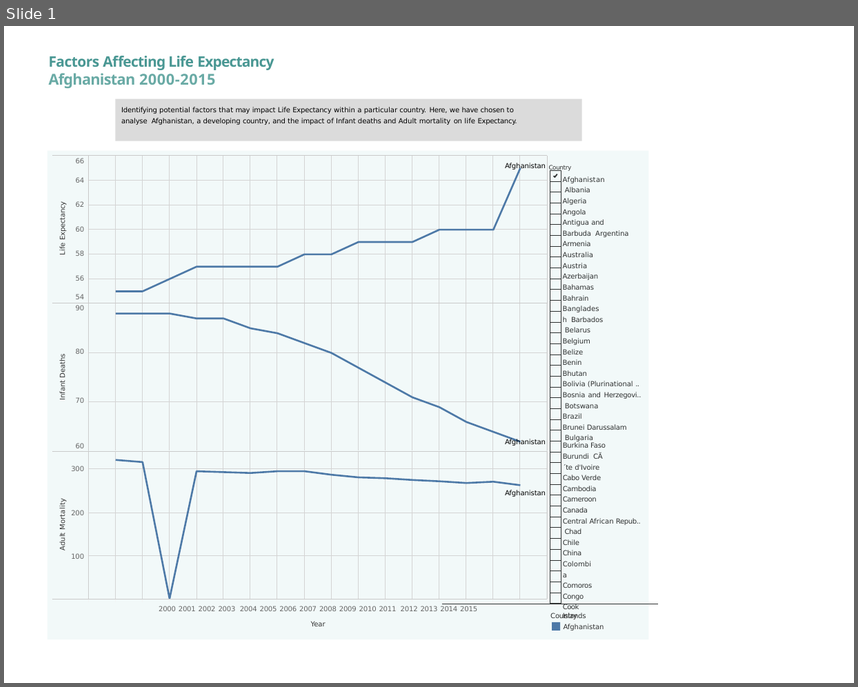
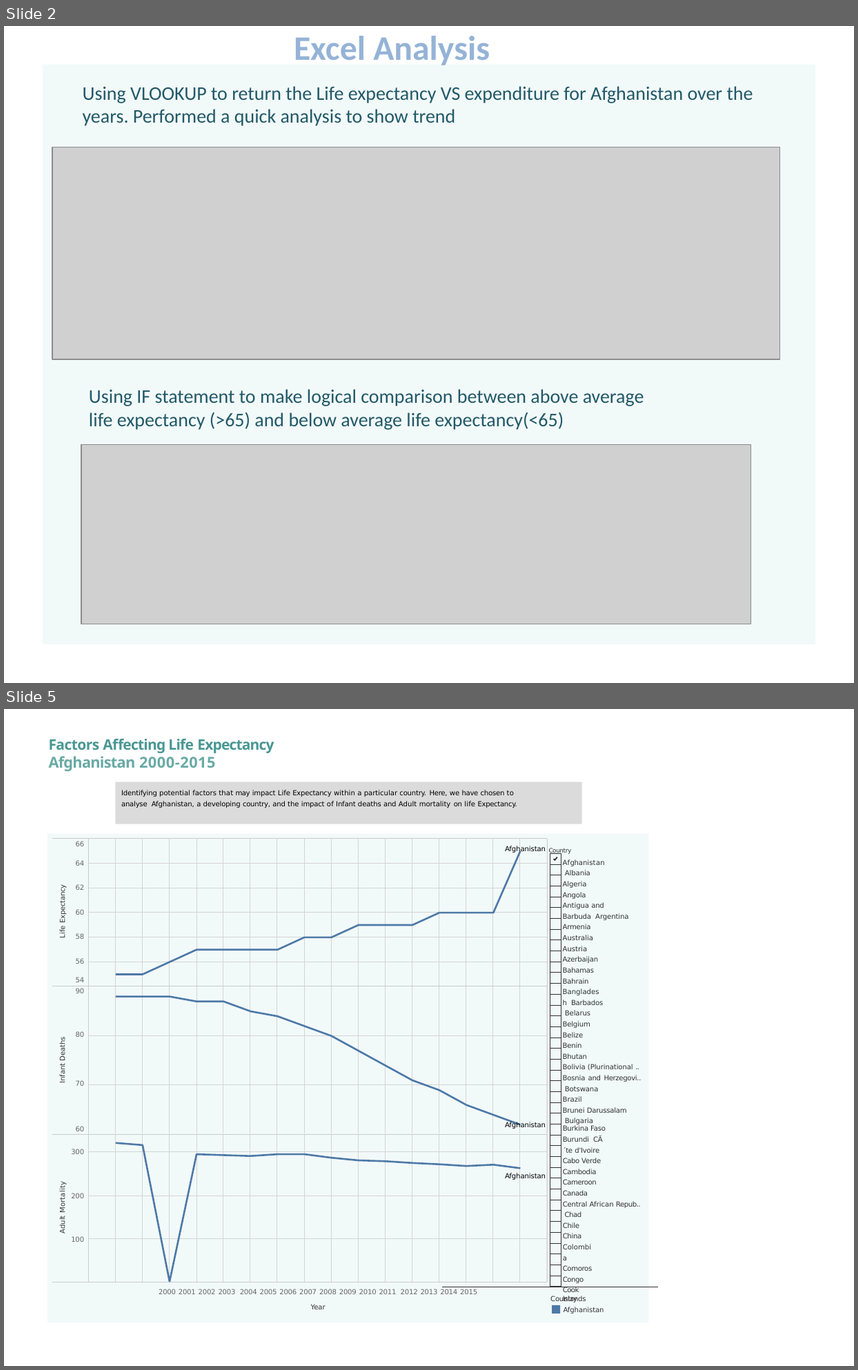
Before and after one commit to Ogechilucy/WHO_Life_Expectancy, a slide deck: WHO Life expectancy analysis- LI.pptx. Shown one above the other, each under a label of ours: slide 1 before the commit, slides 2 and 5 after it; the slides between them are not shown. The pictures are 858x687 and 858x1370 pixels, drawn with LibreOffice and Linux fonts; fonts in the diff are those of the drawing; grey boxes stand for pictures. Boxes give left, top, right and bottom in pixels: in the first picture for what was removed or moved away, otherwise in the second. Text is boxed around its words. In the diff, an @@ line names an element or a change of style, - is before the commit and + after.

```diff
--- a/WHO Life expectancy analysis- LI.pptx
+++ b/WHO Life expectancy analysis- LI.pptx
@@ slide 2 added at (4,26,854,683), background #FFFFFF @@
@@ title added at (294,36,490,65), 32 pt, text #95B3D7, bold @@
+Excel Analysis
@@ freeform shape added at (43,65,815,644), fill #F2F9F9 @@
@@ text added at (83,86,753,126), 18 pt, text #215968 @@
+Using VLOOKUP to return the Life expectancy VS expenditure for Afghanistan over the years. Performed a quick analysis to show trend
@@ picture added at (52,147,780,359) @@
@@ text added at (89,389,644,430), 18 pt, text #215968 @@
+Using IF statement to make logical comparison between above average life expectancy (>65) and below average life expectancy(<65)
@@ picture added at (81,445,751,624) @@
@@ what was slide 1 is now slide 5 @@
```
Also in this commit, not shown: 3 other slides added.
